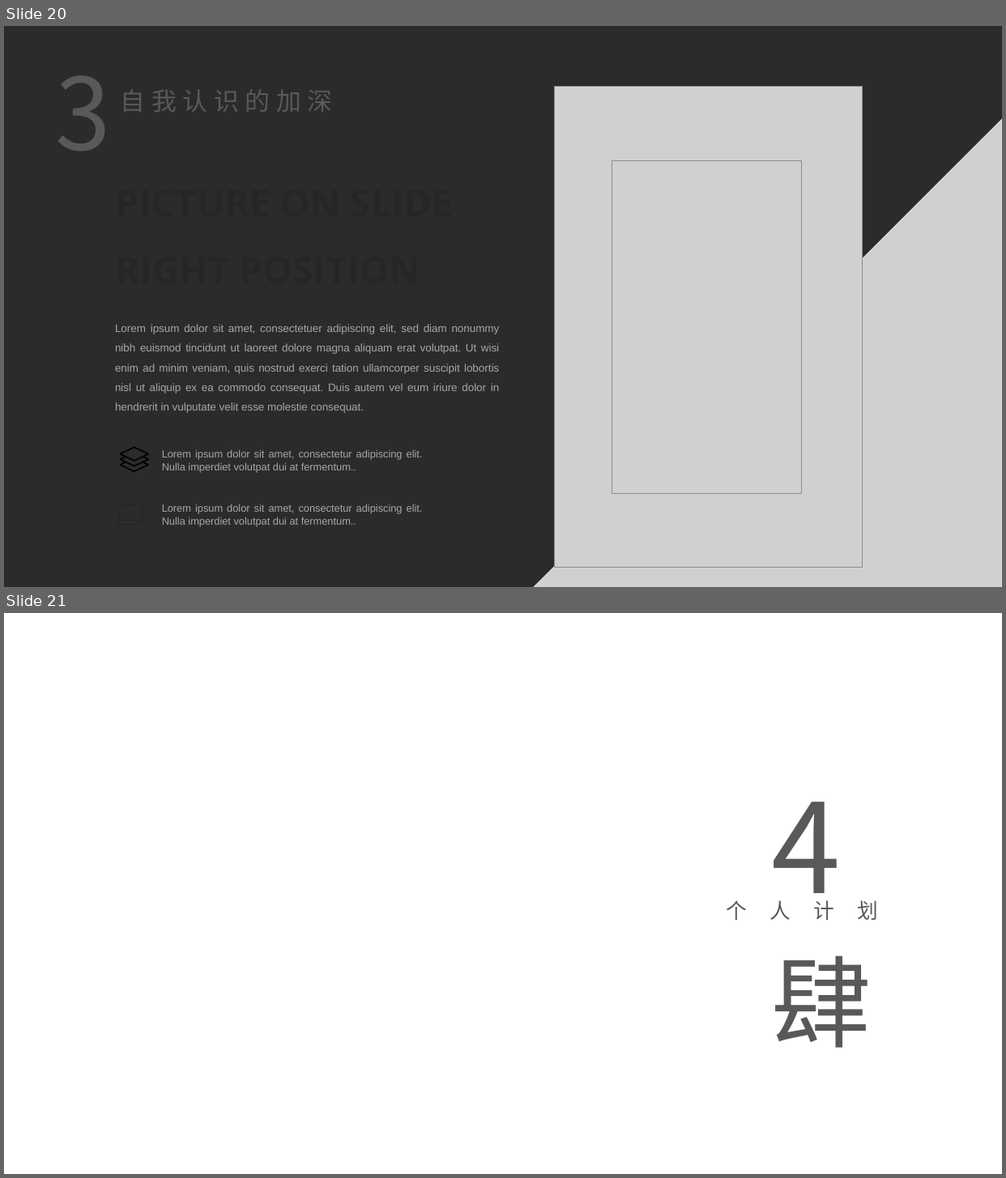
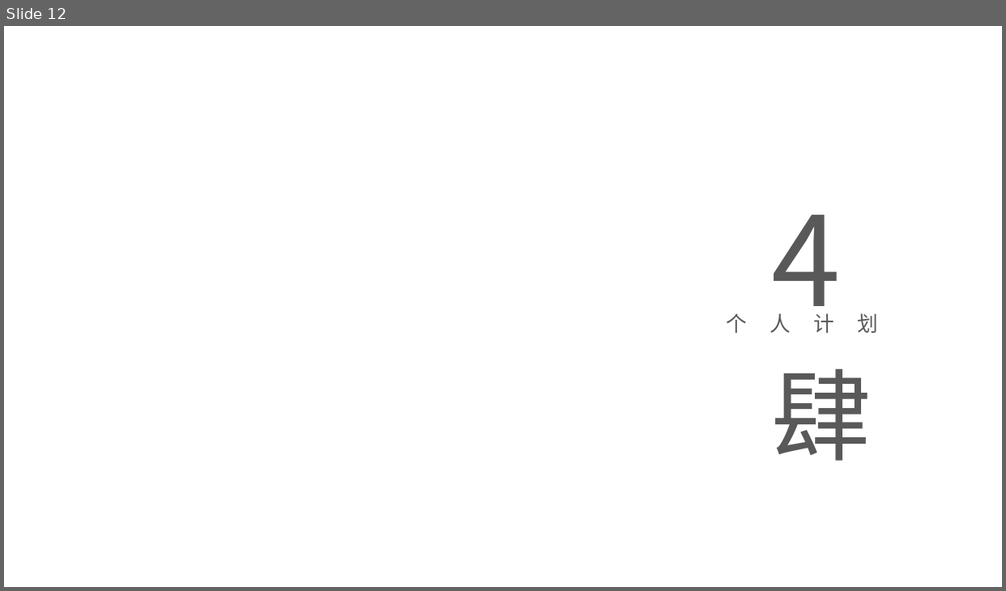
Before and after one commit to glkabc/Demos, a slide deck: 实习总结.pptx. Shown one above the other, each under a label of ours: slides 20 and 21 before the commit, slide 12 after it. The pictures are 1006x1178 and 1006x591 pixels, drawn with LibreOffice and Linux fonts; fonts in the diff are those of the drawing; grey boxes stand for pictures; background and template pictures are left out; a plain dark background stands for a picture behind light text. Boxes give left, top, right and bottom in pixels: in the first picture for what was removed or moved away, otherwise in the second. Text is boxed around its words. In the diff, an @@ line names an element or a change of style, - is before the commit and + after.

```diff
--- a/实习总结.pptx
+++ b/实习总结.pptx
@@ slide 20 removed at (4, 26, 1002, 587), background picture (left out) @@
@@ text removed at (55, 76, 110, 151) @@
-3
@@ text removed at (121, 90, 333, 112) @@
-自我认识的加深
@@ picture removed at (554, 86, 862, 567) @@
@@ picture removed at (534, 120, 1002, 587) @@
@@ text removed at (108, 153, 508, 357) @@
-PICTURE ON SLIDE
-RIGHT POSITION
@@ picture removed at (612, 161, 801, 494) @@
@@ text removed at (115, 324, 500, 413) @@
-Lorem ipsum dolor sit amet, consectetuer adipiscing elit, sed diam nonummy nibh euismod tincidunt ut laoreet dolore magna aliquam erat volutpat. Ut wisi enim ad minim veniam, quis nostrud exerci tation ullamcorper suscipit lobortis nisl ut aliquip ex ea commodo consequat. Duis autem vel eum iriure dolor in hendrerit in vulputate velit esse molestie consequat.
@@ freeform shape removed at (119, 446, 149, 472) @@
@@ text removed at (162, 450, 423, 473) @@
-Lorem ipsum dolor sit amet, consectetur adipiscing elit. Nulla imperdiet volutpat dui at fermentum..
@@ freeform shape removed at (117, 505, 146, 525) @@
@@ text removed at (162, 505, 423, 527) @@
-Lorem ipsum dolor sit amet, consectetur adipiscing elit. Nulla imperdiet volutpat dui at fermentum..
@@ what was slide 21 is now slide 12 @@
```
Also in this commit, not shown: 1 slide changed, 6 slides added, 18 other slides removed.
